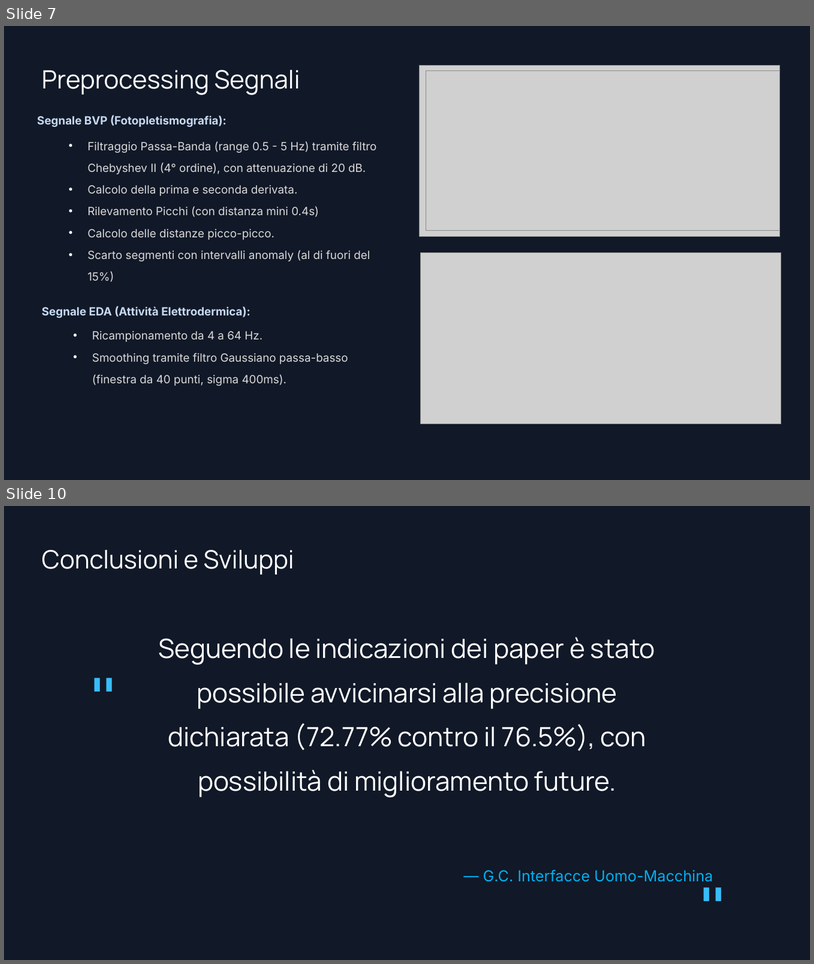
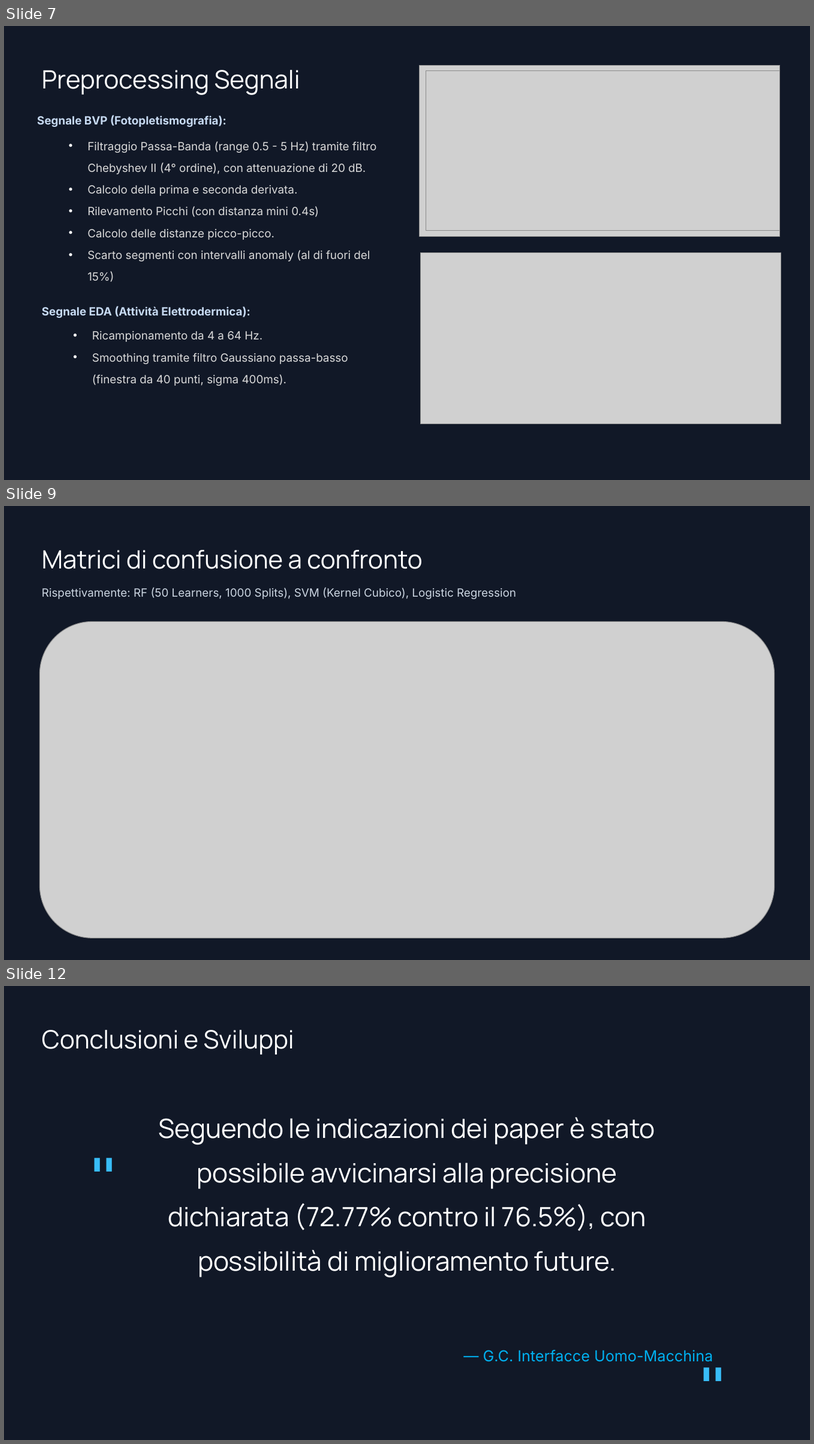
Before and after one commit to GABRYCA/ml-stress-rest, a slide deck: Progetto Interfacce Uomo-Macchina.pptx. Shown one above the other, each under a label of ours: slides 7 and 10 before the commit, slides 7, 9 and 12 after it; the slides between them are not shown. The pictures are 814x964 and 814x1444 pixels, drawn with LibreOffice and Linux fonts; fonts in the diff are those of the drawing; grey boxes stand for pictures; background and template pictures are left out. Boxes give left, top, right and bottom in pixels: in the first picture for what was removed or moved away, otherwise in the second. Text is boxed around its words. In the diff, an @@ line names an element or a change of style, - is before the commit and + after.

Commit message:
Changelogs: - Rimosse alcune vecchie immagini. - Spostata vecchia versione sperimentale in quanto ne sto facendo una nuova. - Creato confronto tra i diversi metodi di baseline (oltre all'aggiunta di Logistic Regression). - Aggiunte alcune immagini.

```diff
--- a/Progetto Interfacce Uomo-Macchina.pptx
+++ b/Progetto Interfacce Uomo-Macchina.pptx
@@ slide 9 added at box(4, 506, 810, 960), background picture (left out) @@
@@ text added at box(42, 550, 422, 569), 30 pt, text #FFFFFF @@
+Matrici di confusione a confronto
@@ text added at box(42, 587, 516, 599), 13.5 pt, text #CBD5E1 @@
+Rispettivamente: RF (50 Learners, 1000 Splits), SVM (Kernel Cubico), Logistic Regression
@@ picture added at box(39, 622, 776, 938) @@
@@ what was slide 10 is now slide 12 @@
```
Also in this commit, not shown: 2 slides changed, 1 other slide added, 9 other files.
